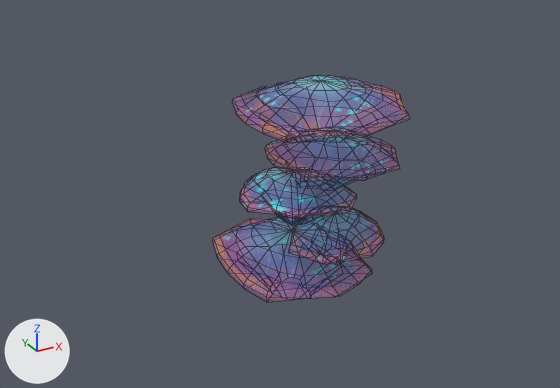
What one commit did to the FBX model Vertical Slice/Assets/Resources/Prefabs/FBXFiles/normal shroom.fbx.
Camera for both pictures: a camera (50 mm lens) standing at (-0.0286, -0.0474, 0.033) and looking at (-0.0019, 0.0012, 0.0087). Every picture has the same lights, and +X, +Y and +Z are marked at lower left. Mesh edges are drawn as thin lines. Where no turn or scale is listed for an object, it has been applied to the vertices.
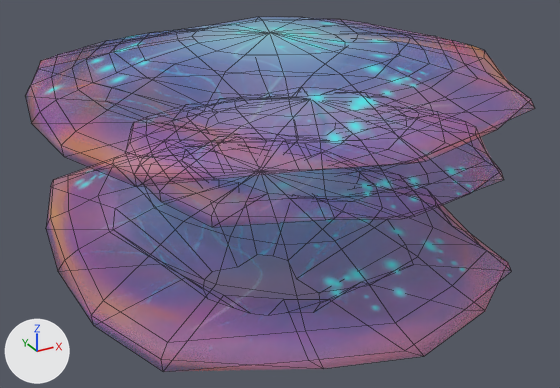
The change in detail:
me_mesh is used by ob_polysurface1; location (0.0, 0.0, 0.0).
me_mesh had 554 vertices, 564 faces and spanned x -0.0068..0.0068, y -0.008..0.008, z 0.0001..0.0182.
me_mesh now has 387 vertices, 384 faces and spans x -0.0198..0.0168, y -0.0186..0.0226, z 0.0002..0.0214.
me_mesh part 1: the loose piece of 113 vertices spanning x -0.0068..0.0041, y -0.0066..0.008, z 0.0001..0.0056 is scaled about the mesh origin by (2.84, 2.84, 1.89).
me_mesh part 2: a new loose piece of 161 vertices spanning x -0.0198..0.0168, y -0.0169..0.0188, z 0.0145..0.0214, in mat_lambert2.
me_mesh part 3: a new loose piece of 113 vertices spanning x -0.0135..0.0156, y -0.0137..0.0147, z 0.0086..0.0162, in mat_lambert2.
me_mesh part 4: the loose piece of 129 vertices spanning x -0.0061..0.0068, y -0.008..0.0046, z 0.0137..0.0182 is deleted.
me_mesh part 5: the loose piece of 114 vertices spanning x -0.0064..0.0042, y -0.0061..0.0069, z 0.0063..0.0109 is deleted.
me_mesh part 6: the loose piece of 113 vertices spanning x -0.0039..0.0063, y -0.0068..0.0031, z 0.0098..0.0143 is deleted.
me_mesh part 7: the loose piece of 85 vertices spanning x -0.0035..0.005, y -0.0068..0.0019, z 0.0043..0.008 is deleted.

Boxes (x1, y1, x2, y2) around the edits, measured in the pictures (560 x 388 px; the box of a moved part takes in the faces that stretch with it):
'polySurface1', reshaped (163% wider, 48% taller): before (218, 76, 388, 299); after (26, 18, 474, 349)
part 1 of me_mesh, moved or reshaped: before (218, 218, 356, 299); after (51, 142, 465, 349)
part 2 of me_mesh, added (blue): after (26, 18, 442, 165)
part 3 of me_mesh, added (blue): after (126, 88, 474, 212)
part 4 of me_mesh, deleted (cyan): before (236, 76, 383, 142)
part 5 of me_mesh, deleted: before (242, 167, 342, 226)
part 6 of me_mesh, deleted: before (268, 128, 388, 188)
part 7 of me_mesh, deleted (blue): before (297, 206, 367, 262)
